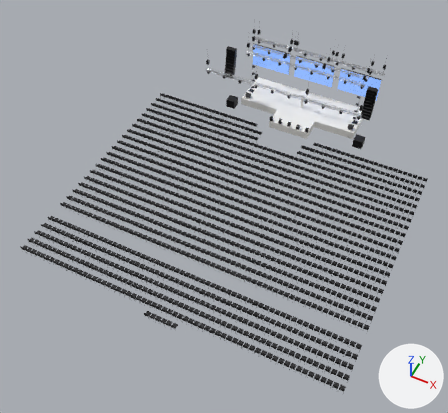
The glTF model samples/multi-screen.glb as it was, and as the next commit left it.
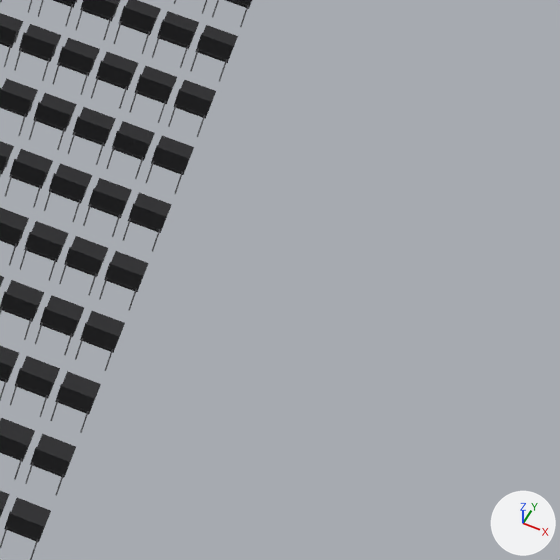
The first picture shows the older version from a 50 mm lens placed at (18.4, -56.4, 49.9), pointed at (-0.4, -18.8, 2.9). The close-ups show the older and then the newer version on the part from 83% to 100% of the width and 57% to 76% of the height of that picture. Only the edits that show in the close-ups are written down. Every picture has the same lights, and +X, +Y and +Z are marked at lower right. Where no turn or scale is listed for an object, it has been applied to the vertices.

In view in the first close-up: 'SEAT.N.59', 'SEAT.N.60', 'SEAT.P.59', 'SEAT.P.60', 'SEAT.P.61', 'SEAT.Q.59', 'SEAT.Q.60', 'SEAT.Q.61', 'SEAT.R.60', 'SEAT.R.61', 'SEAT.S.61', 'SEAT.T.61' and 24 more.
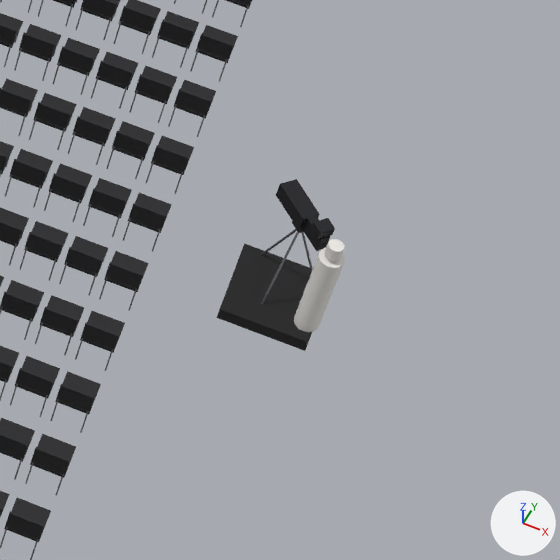
Boxes [x1, y1, x2, y2] around the edits, measured in the close-ups (560 x 560 px):
'BC.PLATFORM.SIDE.R', added (black): after [217, 243, 312, 351]
'BC.CAM.4.OP', added: after [294, 239, 345, 332]
'BC.CAM.4', added (black): after [276, 179, 335, 251]
'BC.CAM.4.SUPPORT', added: after [261, 221, 313, 304]
    faces in mat_sc_leg_steel (grey #9a9aa0): [261, 229, 313, 304]

Diff of the bpy script that builds the scene:
```diff
--- a/samples/multi-screen.glb.py
+++ b/samples/multi-screen.glb.py
@@ mat_sc_camera @@
+mat_sc_camera = principled_material('SC_Camera')
+mat_sc_camera.base_color = (0.0194, 0.0194, 0.0232)  # black #26262a
+mat_sc_camera.metallic = 0.4
@@ mat_sc_camera_platform @@
+mat_sc_camera_platform = principled_material('SC_Camera_Platform')
+mat_sc_camera_platform.base_color = (0.013, 0.013, 0.0144)  # black #1e1e20
+mat_sc_camera_platform.roughness = 0.9
@@ me_bc_cam_4_op @@
+me_bc_cam_4_op.from_pydata(...)  # 72 vertices, 128 faces; spans x -0.17..0.17, y -0.17..0.17, z 0.0..1.75
+me_bc_cam_4_op.materials.append(mat_sc_reference_figure)  # white #ebe8e3
@@ me_bc_cam_4_support @@
+me_bc_cam_4_support.from_pydata(...)  # 109 vertices, 204 faces; spans x -0.357..0.478, y -0.479..0.353, z -1.506..-0.06
+# faces by material slot: [12, 192]
+me_bc_cam_4_support.materials.append(mat_sc_camera)  # black #26262a
+me_bc_cam_4_support.materials.append(mat_sc_leg_steel)  # grey #9a9aa0
@@ me_sc_cam_hdc3500_uhd_digisuper_90_uj90x9b @@
+me_sc_cam_hdc3500_uhd_digisuper_90_uj90x9b.from_pydata(...)  # a box spanning x -69.0..69.0, y -134.0..134.0, z -480.0..-112.0; a box spanning x -110.0..110.0, y -284.0..-134.0, z -460.0..-280.0; a box spanning x -125.0..125.0, y -128.0..128.0, z -112.0..498.0
+me_sc_cam_hdc3500_uhd_digisuper_90_uj90x9b.materials.append(mat_sc_camera)  # black #26262a
@@ me_bc_platform_side_r @@
+me_bc_platform_side_r.from_pydata(...)  # a box spanning x 18.1..19.319, y -17.466..-16.247, z 0.0..0.203
+me_bc_platform_side_r.materials.append(mat_sc_camera_platform)  # black #1e1e20
@@ ob_bc_cam_4_op @@
+ob_bc_cam_4_op = bpy.data.objects.new('BC.CAM.4.OP', me_bc_cam_4_op)
+ob_bc_cam_4_op.location = (19.21, -17.15, 0.2)
@@ ob_bc_cam_4_support @@
+ob_bc_cam_4_support = bpy.data.objects.new('BC.CAM.4.SUPPORT', me_bc_cam_4_support)
+ob_bc_cam_4_support.location = (18.71, -16.66, 1.7)
@@ ob_bc_cam_4 @@
+ob_bc_cam_4 = bpy.data.objects.new('BC.CAM.4', me_sc_cam_hdc3500_uhd_digisuper_90_uj90x9b)
+ob_bc_cam_4.parent = ob_80_01_cameras
+ob_bc_cam_4.location = (18710.0, -1703.0, -16656.0)
+ob_bc_cam_4.rotation_euler = (0.0194, -0.791, 0.0)  # degrees (1.1, -45, 0)
@@ ob_80_01_cameras @@
+ob_80_01_cameras = bpy.data.objects.new('80_01_CAMERAS', None)
+ob_80_01_cameras.parent = ob_80_broadcast
+ob_80_01_cameras.location = (0.0, 0.0, 0.0)
@@ ob_80_broadcast @@
+ob_80_broadcast = bpy.data.objects.new('80_BROADCAST', None)
+ob_80_broadcast.parent = ob_stagecraft
+ob_80_broadcast.location = (0.0, 0.0, 0.0)
@@ ob_bc_platform_side_r @@
+ob_bc_platform_side_r = bpy.data.objects.new('BC.PLATFORM.SIDE.R', me_bc_platform_side_r)
+ob_bc_platform_side_r.location = (0.0, 0.0, 0.0)
```
